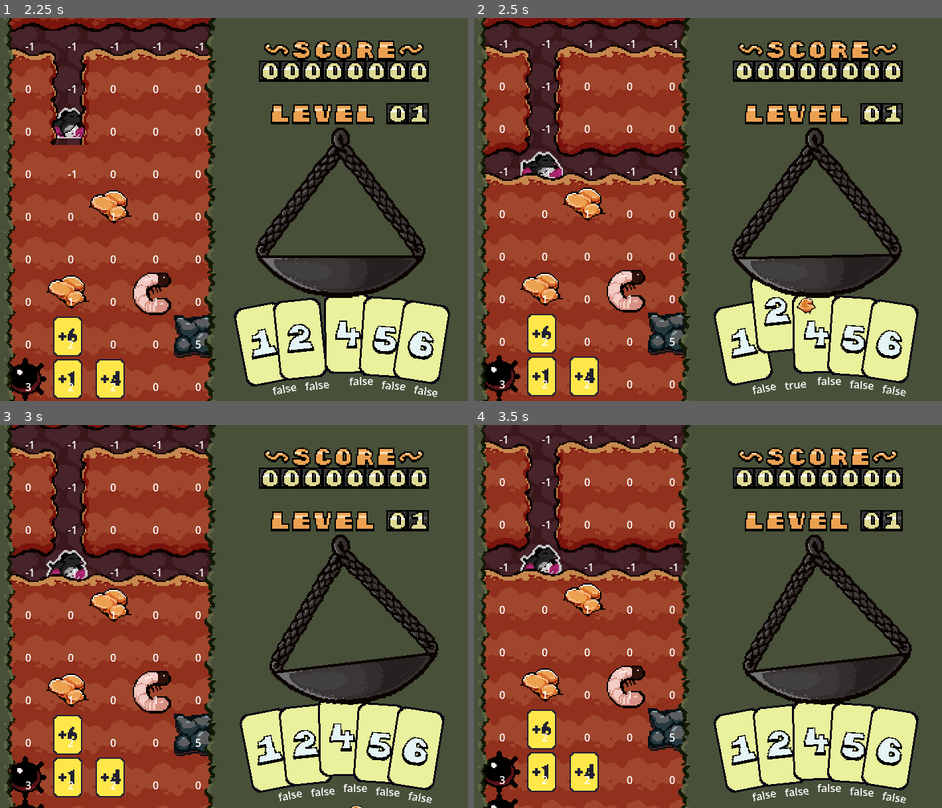
Above: before the commit, frames 1-4 (two rows, left to right).
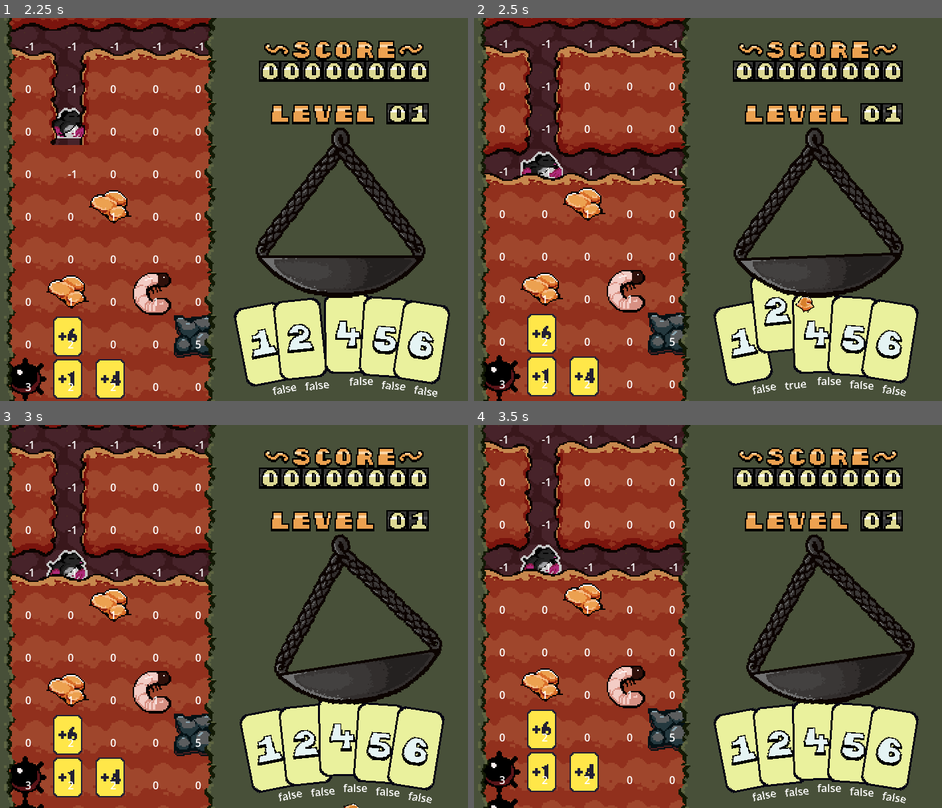
Above: after the commit, the same moments.

Repository: DogeMastr/GMTK2026
Game: Godot game, scene res://Scenes/Game/Game.tscn
Two runs of this game, one before a commit and one after it. Both use one fixed random seed, a clock stepped at 60 frames per second and the inputs below.
Inputs (mouse positions are in pixels of both pictures, inside the frame that each line leads up to):
- Up to frame 1 (2.25 s): drag from (252, 347) to (23, 40) at 0.52 s; drag from (285, 339) to (23, 40) at 1.27 s; move the mouse to (322, 335) at 2.02 s; hold D (player_right) from 2.03 s (still down); click (322, 335) at 2.1 s
- Up to frame 2 (2.5 s): keep holding D (player_right); tap 1 (1) at 2.3 s
- Up to frame 3 (3 s): release D (player_right) at 2.75 s; drag from (341, 739) to (65, 440) at 2.77 s
- Up to frame 4 (3.5 s): no input

Frame 1 is identical in both runs. In frame 2, 1.4% of the frame differs, in the area x 55-92%, y 33-78%; in frame 3, 2.3%, in the area x 57-95%, y 28-100%; in frame 4, 2.0%.

Commit message:
different nugget collision boxes

Diff:
--- a/Scenes/Scale/nugget.gd
+++ b/Scenes/Scale/nugget.gd
@@ -12,6 +12,14 @@
 
 # Called every frame. 'delta' is the elapsed time since the previous frame.
 func _process(delta: float) -> void:
+
+	if $AnimatedSprite2D.get_frame() < 2:
+		$Circle.set_deferred("disabled", true)
+		$Square.set_deferred("disabled", false)
+	else:
+		$Circle.set_deferred("disabled", false)
+		$Square.set_deferred("disabled", true)
+
 	if(global_position.y > 900):
 		queue_free()
 
--- a/Scenes/Scale/nugget.tscn
+++ b/Scenes/Scale/nugget.tscn
@@ -49,6 +49,9 @@
 [sub_resource type="CircleShape2D" id="CircleShape2D_qdslu"]
 radius = 16.0
 
+[sub_resource type="RectangleShape2D" id="RectangleShape2D_qdslu"]
+size = Vector2(29, 20)
+
 [node name="Nugget" type="RigidBody2D" unique_id=1203335746]
 collision_layer = 2
 collision_mask = 2
@@ -57,5 +60,11 @@
 [node name="AnimatedSprite2D" type="AnimatedSprite2D" parent="." unique_id=1268894075]
 sprite_frames = SubResource("SpriteFrames_o8a6j")
 
-[node name="CollisionShape2D" type="CollisionShape2D" parent="." unique_id=1764146407]
+[node name="Circle" type="CollisionShape2D" parent="." unique_id=1764146407]
 shape = SubResource("CircleShape2D_qdslu")
+disabled = true
+
+[node name="Square" type="CollisionShape2D" parent="." unique_id=897163751]
+position = Vector2(0, -5)
+shape = SubResource("RectangleShape2D_qdslu")
+disabled = true
